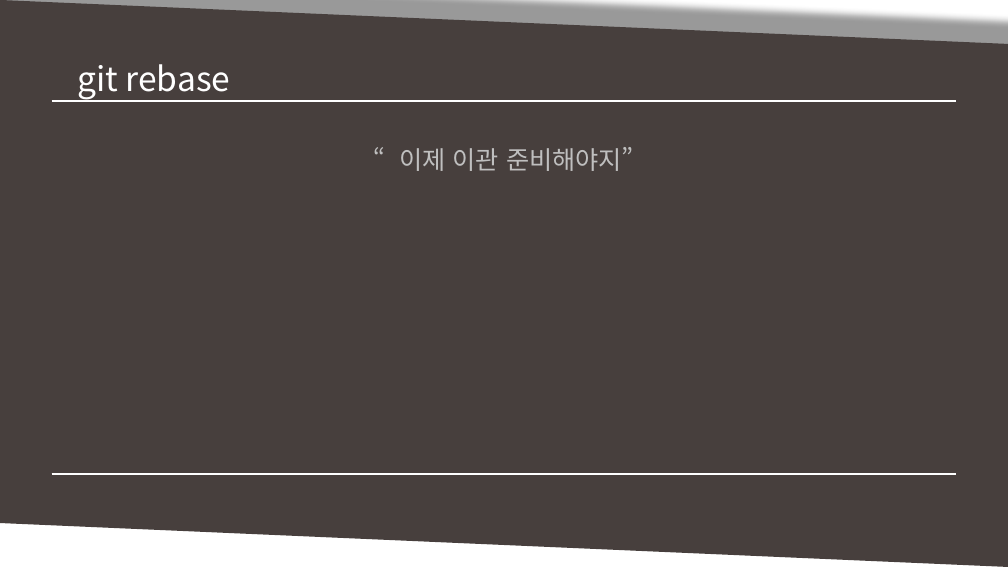
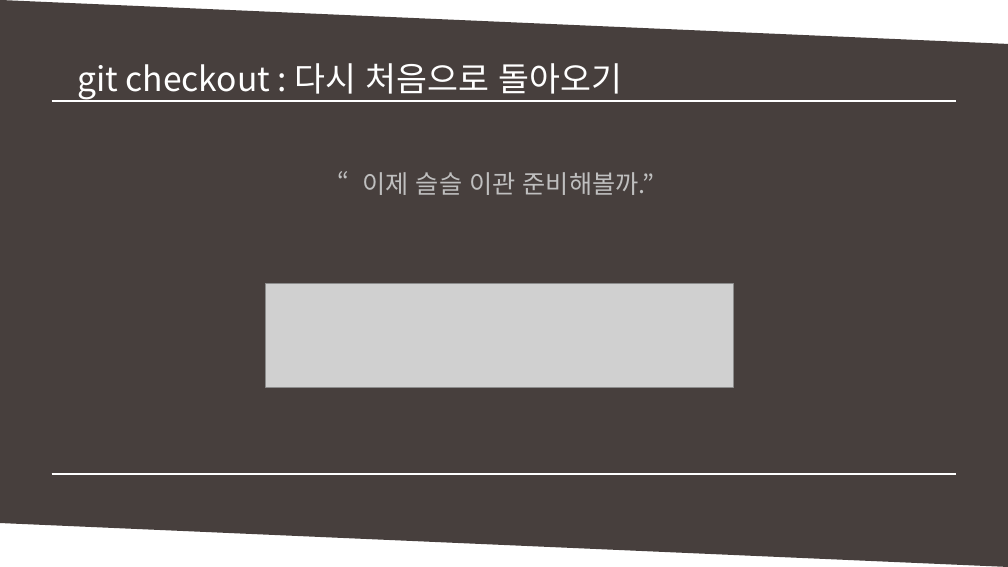
Before and after one commit to MinSikMoon/pptgit, a slide deck: slide 26 of git발표.pptx (slide 25 before the commit). Drawn at 1008x567 pixels with LibreOffice and Linux fonts; fonts in the diff are those of the drawing; grey boxes stand for pictures. Boxes give left, top, right and bottom in pixels: in the first picture for what was removed or moved away, otherwise in the second. Text is boxed around its words. In the diff, an @@ line names an element or a change of style, - is before the commit and + after.

Commit message:
90% cherry pick 설명추가해야함.

```diff
--- a/git발표.pptx
+++ b/git발표.pptx
@@ parallelogram at <box>0,0,1008,566</box>: shadow off @@
@@ text at <box>77,63,623,101</box>: text changed @@
-git rebase
+git checkout : 다시 처음으로 돌아오기
@@ text at <box>363,172,655,195</box>: text changed @@
-“이제 이관 준비해야지”
+“이제 슬슬 이관 준비해볼까.”
@@ picture added at <box>266,283,734,387</box> @@
```
Also in this commit, not shown: 13 other slides changed, 7 slides added, 1 slide removed.
